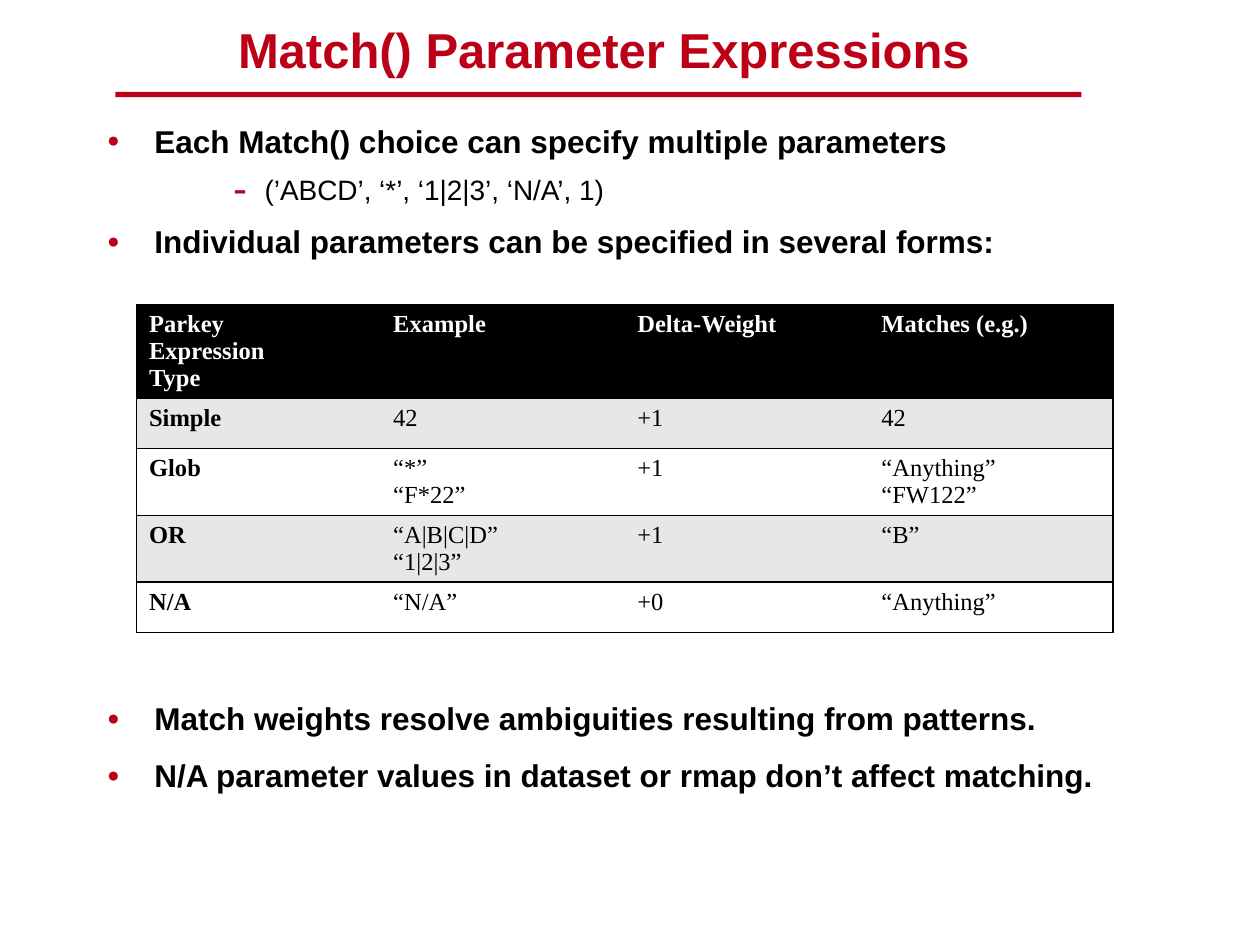
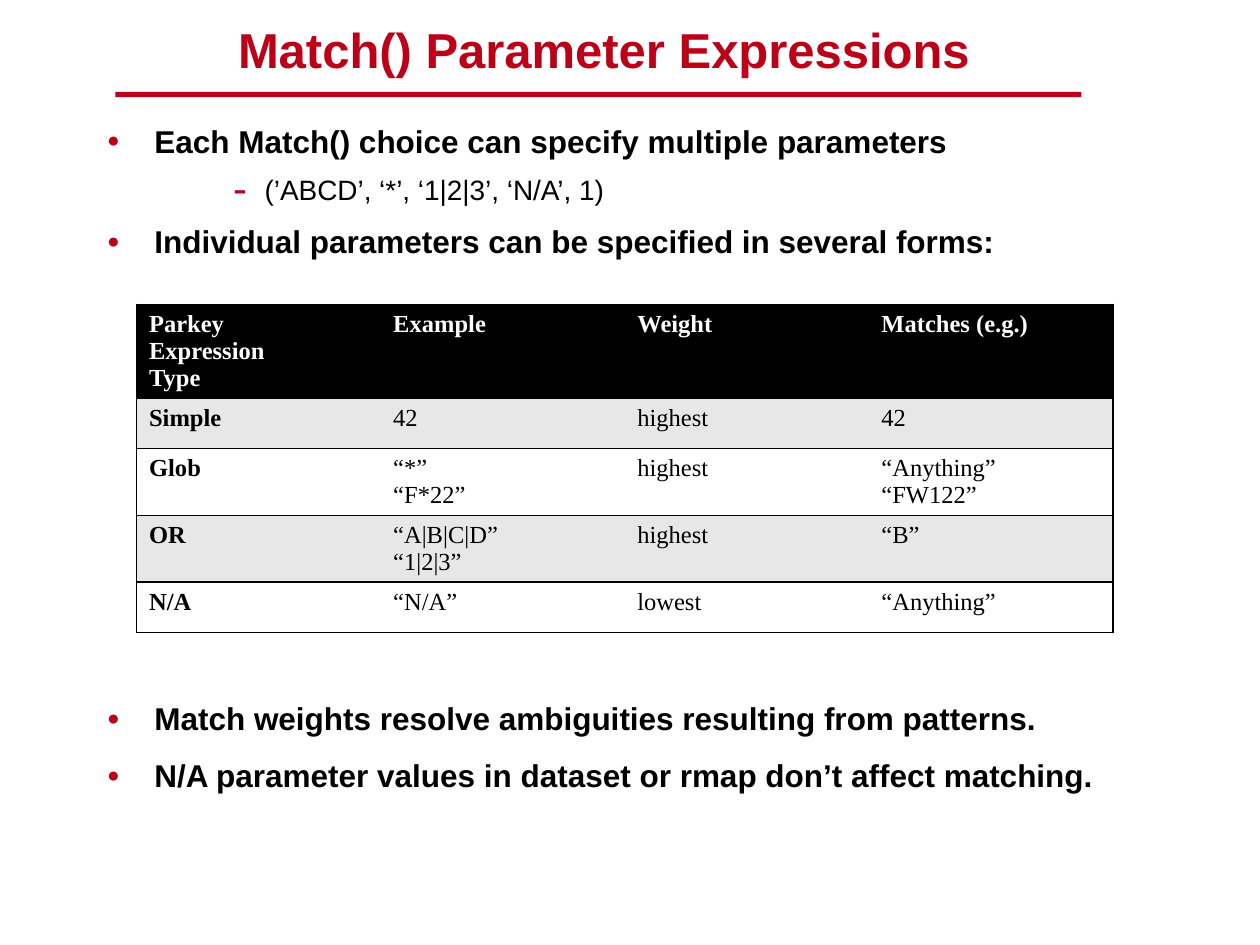
Before and after one commit to spacetelescope/crds, a slide deck: slide 12 of docs/DMS_SDR2_09_CRDS_final.pptx. Drawn at 1260x945 pixels with LibreOffice and Linux fonts; fonts in the diff are those of the drawing; background and template pictures are left out. Boxes give left, top, right and bottom in pixels: in the first picture for what was removed or moved away, otherwise in the second. Text is boxed around its words. In the diff, an @@ line names an element or a change of style, - is before the commit and + after.

```diff
--- a/docs/DMS_SDR2_09_CRDS_final.pptx
+++ b/docs/DMS_SDR2_09_CRDS_final.pptx
@@ table at bbox=[136, 305, 1114, 649] @@
-row 1, column 3: Delta-Weight
+row 1, column 3: Weight
-row 2, column 3: +1
+row 2, column 3: highest
-row 3, column 3: +1
+row 3, column 3: highest
-row 4, column 3: +1
+row 4, column 3: highest
-row 5, column 3: +0
+row 5, column 3: lowest
```
Also in this commit, not shown: 6 other slides changed, 1 slide removed, 2 other files.
